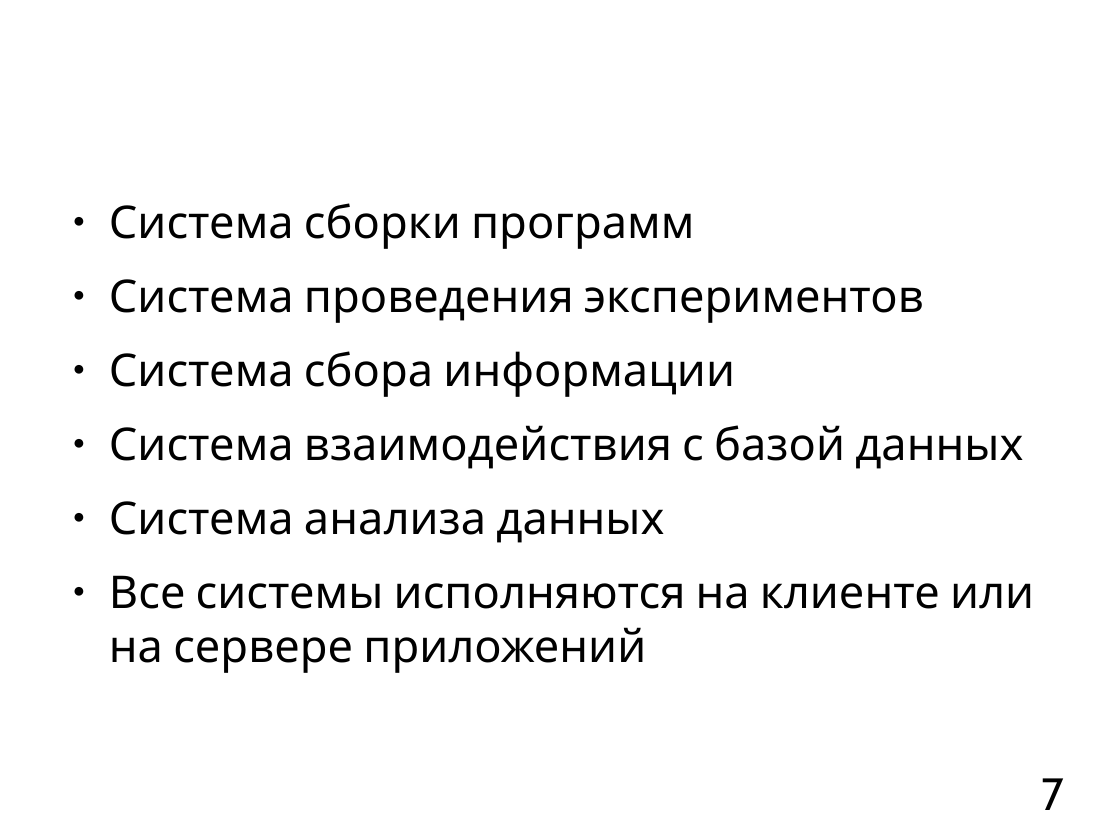
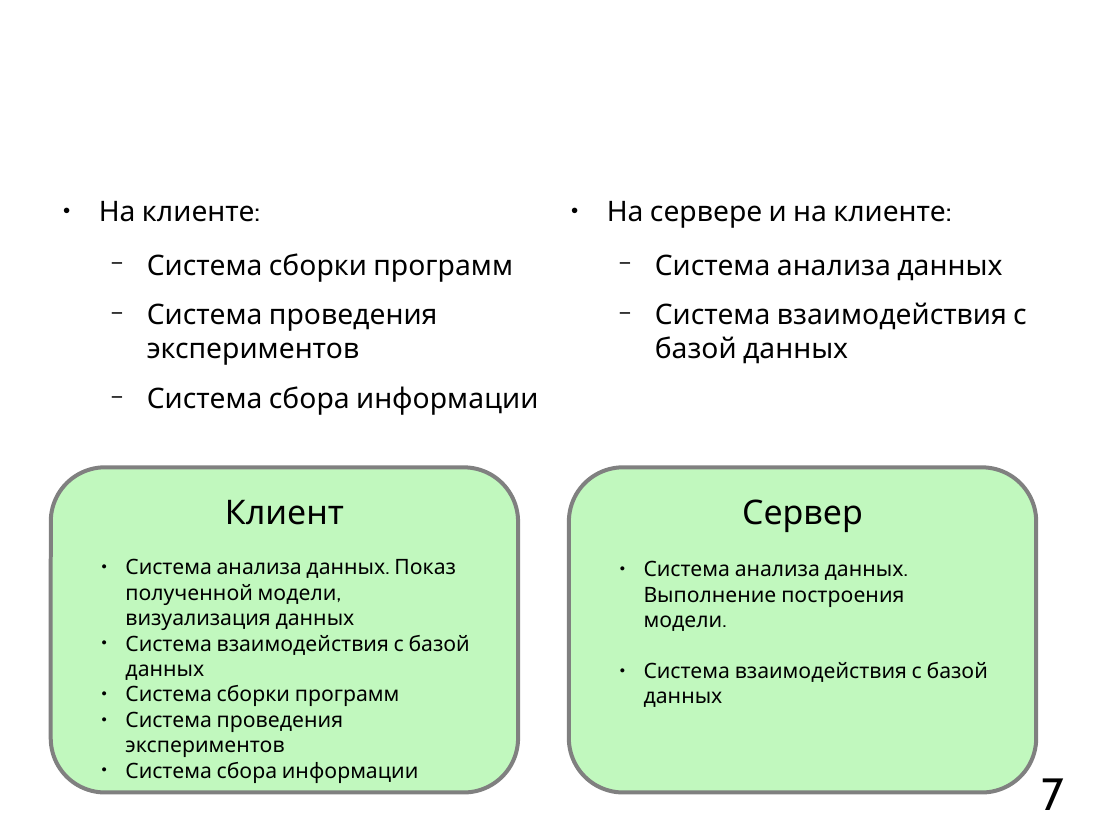
Before and after one commit to mkpankov/adaptor, a slide deck: slide 7 of diploma/defense/brochure.odp. Drawn at 1120x840 pixels with LibreOffice and Linux fonts; fonts in the diff are those of the drawing; background and template pictures are left out. Boxes give left, top, right and bottom in pixels: in the first picture for what was removed or moved away, otherwise in the second. Text is boxed around its words. In the diff, an @@ line names an element or a change of style, - is before the commit and + after.

```diff
--- a/diploma/defense/brochure.odp
+++ b/diploma/defense/brochure.odp
@@ text "На клиенте:": place and size @@
-text "На клиенте:" at bbox=[109, 203, 1034, 673]
+text "На клиенте:" at bbox=[99, 201, 538, 415]
@@ text at bbox=[99, 201, 255, 222]: paragraph added @@
+● На клиенте:
@@ text added at bbox=[607, 201, 1027, 364], 20 pt, text #000000 @@
+● На сервере и на клиенте:
+  − Система анализа данных
+  − Система взаимодействия с базой данных
@@ text at bbox=[147, 253, 538, 415]: size 32 to 20 pt in "Система сборки программ", "Система проведения экспериментов", "Система сбора информации"; bullet ● to −; list level 1 to 2 in "Система сборки программ"; list level 1 to 2 in "Система проведения экспериментов"; list level 1 to 2 in "Система сбора информации" @@
@@ text at bbox=[109, 425, 1034, 673]: paragraphs removed @@
-● Система взаимодействия с базой данных
-● Система анализа данных
-● Все системы исполняются на клиенте или на сервере приложений
@@ rounded rectangle added at bbox=[51, 468, 518, 793], fill #84F27F at 50% opacity, outline #808080 2.83 pt, 24 pt, text #000000 @@
+Клиент
@@ rounded rectangle added at bbox=[569, 468, 1037, 793], fill #84F27F at 50% opacity, outline #808080 2.83 pt, 24 pt, text #000000 @@
+Сервер
@@ title at bbox=[304, 509, 486, 535]: text changed @@
-Инструментарий анализа производительности программ “Adaptor”
+Структура инструментария анализа производительности программ “Adaptor”
@@ text added at bbox=[125, 558, 470, 783], 15 pt, text #000000 @@
+● Система анализа данных. Показ полученной модели, визуализация данных
+● Система взаимодействия с базой данных
+● Система сборки программ
+● Система проведения экспериментов
+● Система сбора информации
@@ text added at bbox=[644, 560, 988, 707], 15 pt, text #000000 @@
+● Система анализа данных. Выполнение построения модели.
+● Система взаимодействия с базой данных
```
Also in this commit, not shown: 6 other slides changed, 2 slides added, 2 slides removed.
